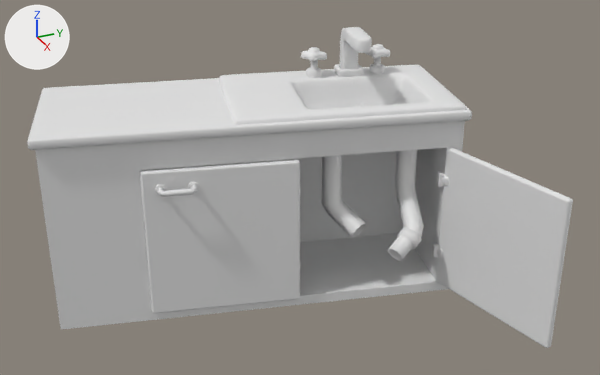
The FBX model Assets/Art/Mesh/KitchenSink.fbx, before and after one commit.
Rendered twice from a camera (50 mm lens) standing at (0.606, -0.626, 1.797) and looking at (-2.003, 0.548, 0.492). Lighting does not change. The marker at upper left points along +X, +Y and +Z. Where no turn or scale is listed for an object, it has been applied to the vertices.
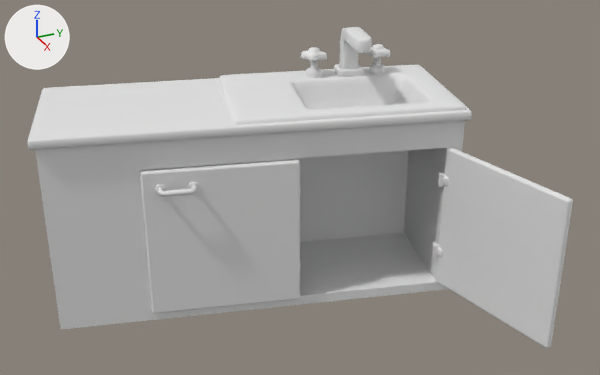
Where the change shows, as pixel boxes [x1, y1, x2, y2] in the pictures (600 x 375 px):
'Plane.006', deleted: before [387, 150, 424, 262]
'Plane.007', deleted: before [322, 155, 366, 238]

What changed in the scene script:
```text
Remove ob_plane_006:
    ob_plane_006 = bpy.data.objects.new('Plane.006', me_plane_009)
    ob_plane_006.location = (-1.986, 0.999, 0.633)
Remove ob_plane_007:
    ob_plane_007 = bpy.data.objects.new('Plane.007', me_plane_013)
    ob_plane_007.location = (-2.055, 0.707, 0.633)
```
